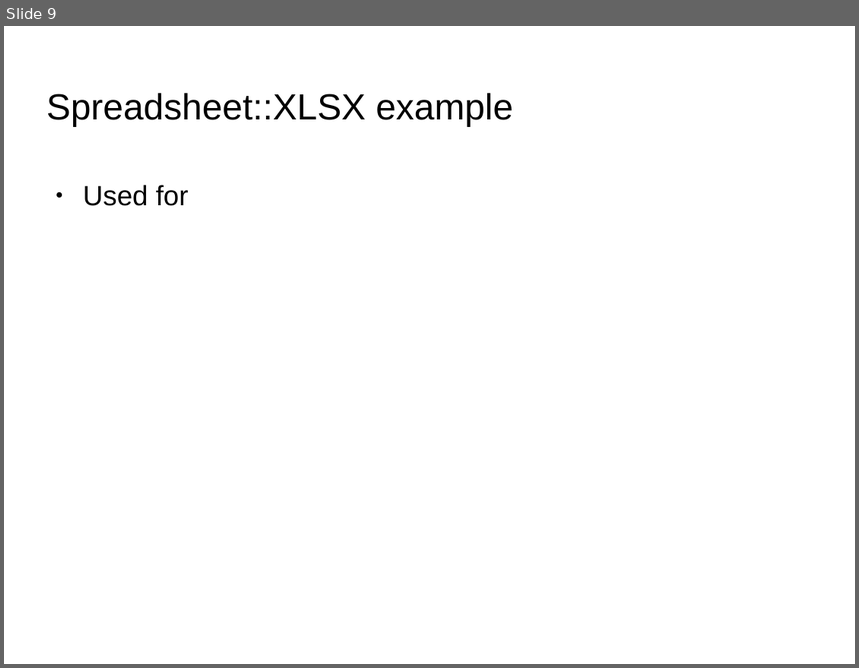
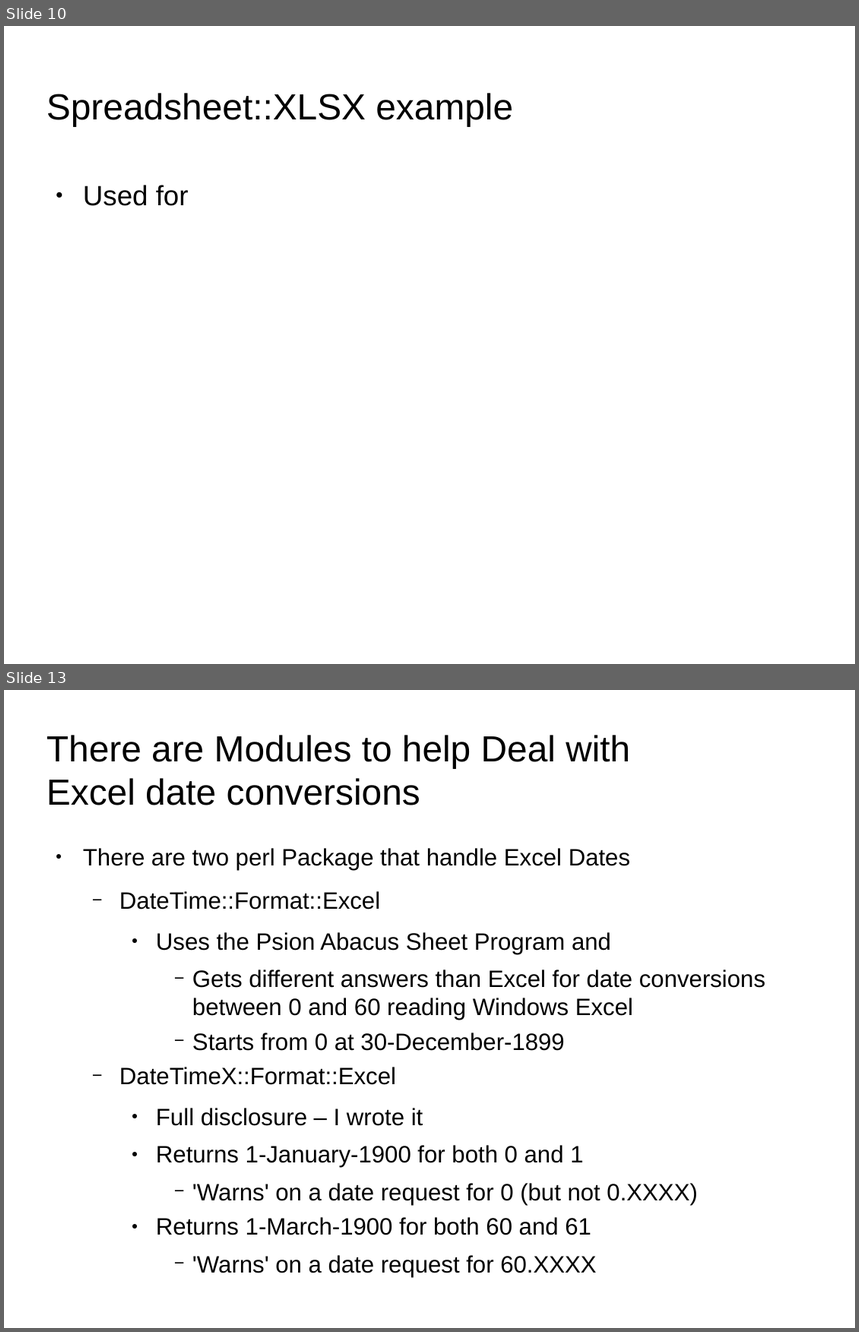
Before and after one commit to jandrew/Spreadsheet-XLSX-Reader-LibXML, a slide deck: SVPerlTalk.odp. Shown one above the other, each under a label of ours: slide 9 before the commit, slides 10 and 13 after it; the slides between them are not shown. The pictures are 859x668 and 859x1332 pixels, drawn with LibreOffice and Linux fonts; fonts in the diff are those of the drawing; background and template pictures are left out. Boxes give left, top, right and bottom in pixels: in the first picture for what was removed or moved away, otherwise in the second. Text is boxed around its words. In the diff, an @@ line names an element or a change of style, - is before the commit and + after.

```diff
--- a/SVPerlTalk.odp
+++ b/SVPerlTalk.odp
@@ slide 13 added at (4,690,855,1328), background picture (left out) @@
@@ title added at (47,735,630,806), 33.9 pt, text #000000 @@
+There are Modules to help Deal with Excel date conversions
@@ text added at (83,848,766,1277), 22.1 pt, text #000000 @@
+● There are two perl Package that handle Excel Dates
+  − DateTime::Format::Excel
+    ● Uses the Psion Abacus Sheet Program and
+      − Gets different answers than Excel for date conversions between 0 and 60 reading Windows Excel
+      − Starts from 0 at 30-December-1899
+  − DateTimeX::Format::Excel
+    ● Full disclosure – I wrote it
+    ● Returns 1-January-1900 for both 0 and 1
+      − 'Warns' on a date request for 0 (but not 0.XXXX)
+    ● Returns 1-March-1900 for both 60 and 61
+      − 'Warns' on a date request for 60.XXXX
@@ what was slide 9 is now slide 10 @@
```
Also in this commit, not shown: 3 slides changed, 6 other slides added, 28 other files.
